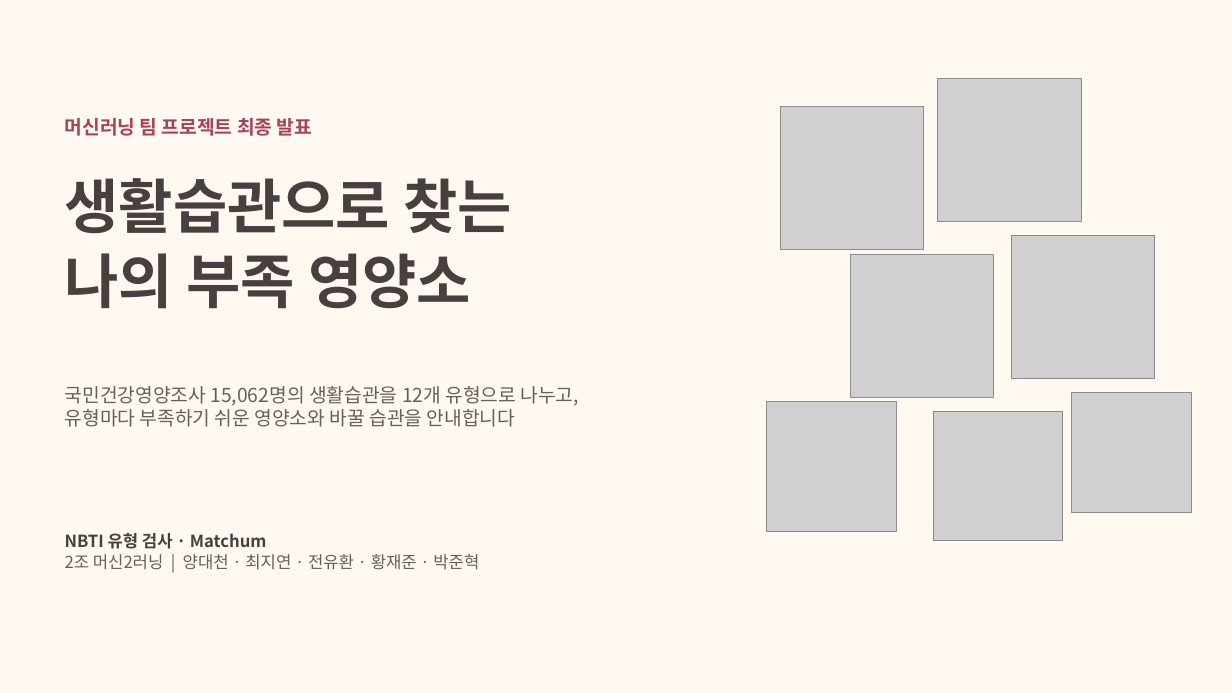
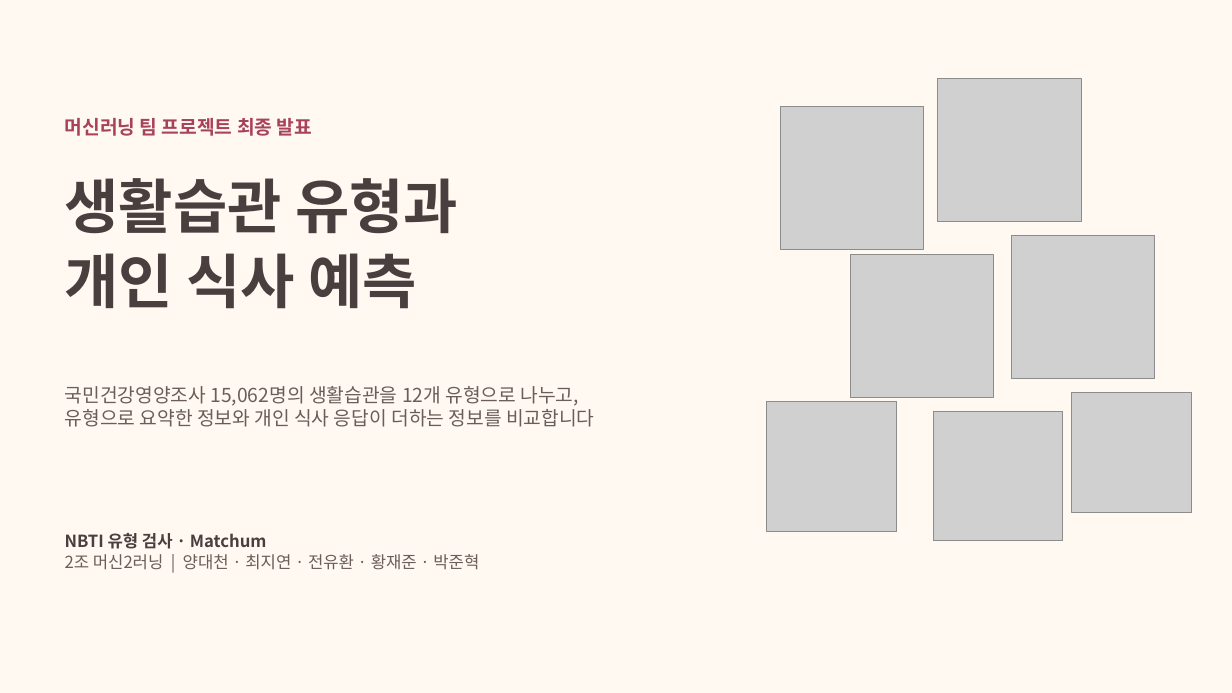
Before and after one commit to BigskyYang/Matchum, a slide deck: slide 1 of Yuhwan/발표_B안/최종발표_B안_생활습관유형_부족영양소.pptx. Drawn at 1232x693 pixels with LibreOffice and Linux fonts; fonts in the diff are those of the drawing; grey boxes stand for pictures. Boxes give left, top, right and bottom in pixels: in the first picture for what was removed or moved away, otherwise in the second. Text is boxed around its words. In the diff, an @@ line names an element or a change of style, - is before the commit and + after.

Commit message:
feat(web): 유형 설명과 개인 예측을 구분하고 설문 분기 및 발표 자료 개편

```diff
--- a/Yuhwan/발표_B안/최종발표_B안_생활습관유형_부족영양소.pptx
+++ b/Yuhwan/발표_B안/최종발표_B안_생활습관유형_부족영양소.pptx
@@ text at (65, 178, 458, 309): text changed @@
-생활습관으로 찾는
-나의 부족 영양소
+생활습관 유형과
+개인 식사 예측
@@ text at (65, 405, 594, 427): text changed @@
-유형마다 부족하기 쉬운 영양소와 바꿀 습관을 안내합니다
+유형으로 요약한 정보와 개인 식사 응답이 더하는 정보를 비교합니다
```
Also in this commit, not shown: 11 other slides changed, 5 slides added, 1 slide removed, 36 other files.
